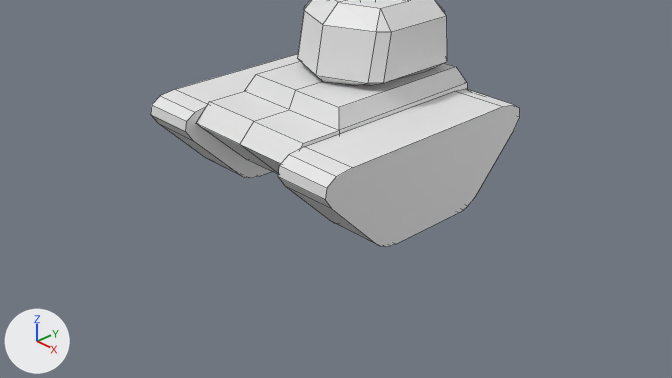
What one commit did to the Blender file Tank/Tank1.blend.
Camera for both pictures: the file's camera 'Camera'. Every picture has the same lights, and +X, +Y and +Z are marked at lower left. Mesh edges are drawn as thin lines.

Objects in the first picture: 'Cabine', 'Center', 'Tracks'.
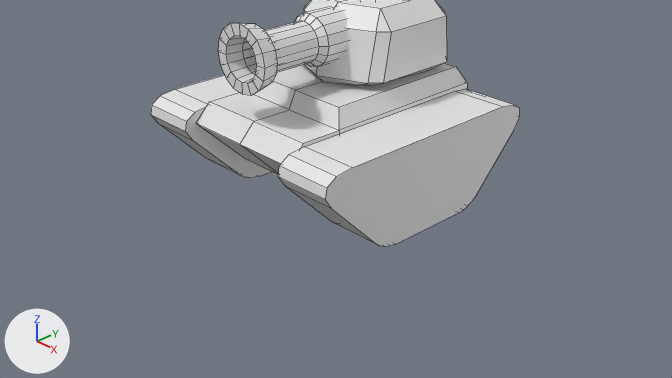
Commit message: Add cannon

Boxes [x1, y1, x2, y2] around the edits, measured in the pictures (672 x 378 px):
'Cannon', added
    after: [218, 7, 348, 96]

The edits, one by one:
Mesh me_cylinder is new.
It has 128 vertices, 112 faces and spans x -1.28..1.28, y -1.28..1.28, z -1.0..3.75.
Object 'Cannon' (ob_cannon) is new; it shows me_cylinder.
Its location is (0.0, -0.209, 1.873).
Its rotation in degrees is (90, 0, 0).
Its scale is (0.3, 0.3, 0.3).
